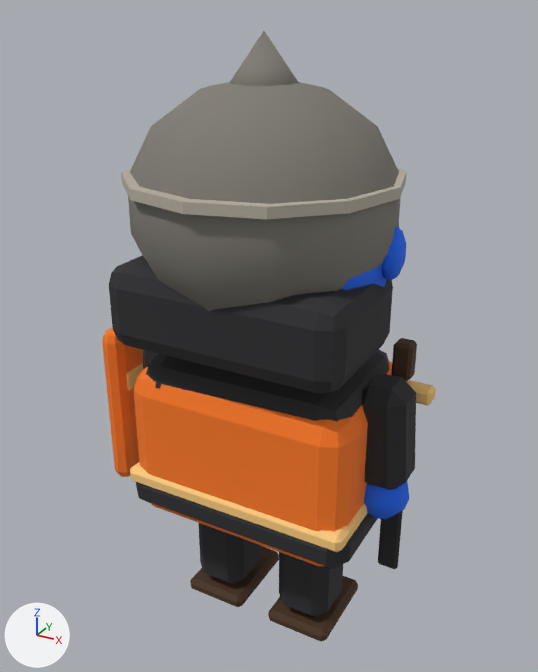
An edit to the FBX model client/CultOfComfort.Unity/Assets/Resources/Art/Models/manatarms.fbx, drawn before and after from the same camera.
Rendered twice from a 50 mm camera at (0.513, -0.934, 0.988) aimed at (-0.01, 0.017, 0.512). Lighting does not change. The marker at lower left points along +X, +Y and +Z. The older version comes first. Where no turn or scale is listed for an object, it has been applied to the vertices. Vertices at exactly the same position are counted once.

Objects in the first picture: 'ArmR', 'Body', 'Head', 'LegL', 'LegR', 'Shield', 'Weapon' and 1 more.
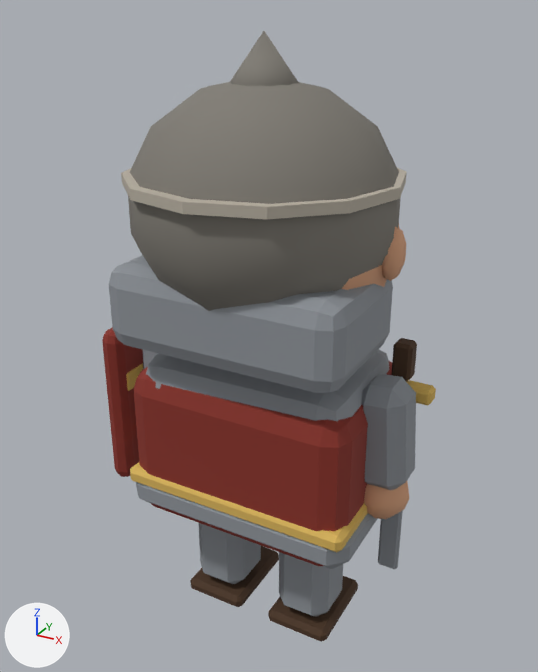
Pixel boxes (x1, y1, x2, y2) of what changed, in the pictures (538 x 672 px):
part 1 of me_legl, surface changed (black to grey): (199, 523, 279, 587) in both
part 2 of me_legr, surface changed (black to grey): (278, 552, 346, 619) in both
part 3 of me_body, surface changed: (130, 349, 392, 569) in both
part 4 of me_head, surface changed (black to grey): (109, 222, 406, 393) in both
part 5 of me_armr, surface changed (black to grey): (362, 374, 416, 519) in both
part 6 of me_weapon, surface changed: (378, 359, 436, 569) in both
part 7 of me_shield, surface changed (orange to red): (102, 327, 143, 477) in both

Edits to the bpy script that builds the scene:
```text
Change me_head:
    where me_head.from_pydata(...)  # 593 vertices, 653 faces; spans x -0.205..0.205, y -0.215..0.207, z -0.004..0.446
    used by ob_head; location = (0.0, 0.0, 0.516)
    me_head part 4: 653 kept faces spanning x -0.205..0.205, y -0.215..0.207, z -0.004..0.446 get new texture (UV) coordinates
Change me_shield:
    where me_shield.from_pydata(...)  # 96 vertices, 96 faces; spans x -0.093..-0.047, y -0.072..0.152, z -0.096..0.196
    used by ob_shield; location = (-0.2, 0.0, 0.301)
    me_shield part 7: texture (UV) coordinates of 96 of 96 faces, centred in x -0.093..-0.048, y -0.072..0.152, z -0.093..0.193, changed; they spanned u 0.69..0.81, v 0.38..0.38 and now span u 0.69..0.81, v 0.5..0.5
Change me_legl:
    where me_legl.from_pydata(...)  # 48 vertices, 52 faces; spans x -0.056..0.056, y -0.06..0.095, z -0.224..0.0
    used by ob_legl; location = (-0.083, 0.0, 0.224)
    me_legl part 1: texture (UV) coordinates of 52 of 52 faces, centred in x -0.056..0.056, y -0.06..0.095, z -0.224..0.0, changed; they spanned u 0.44..0.56, v 0.38..0.62 and now span u 0.44..0.56, v 0.5..0.7
Change me_armr:
    where me_armr.from_pydata(...)  # 66 vertices, 74 faces; spans x -0.045..0.045, y -0.045..0.045, z -0.225..0.01
    used by ob_armr; location = (0.2, 0.0, 0.482)
    me_armr part 5: 74 kept faces spanning x -0.045..0.045, y -0.045..0.045, z -0.225..0.01 get new texture (UV) coordinates
Change me_legr:
    where me_legr.from_pydata(...)  # 48 vertices, 52 faces; spans x -0.056..0.056, y -0.06..0.095, z -0.224..0.0
    used by ob_legr; location = (0.083, 0.0, 0.224)
    me_legr part 2: texture (UV) coordinates of 52 of 52 faces, centred in x -0.056..0.056, y -0.06..0.095, z -0.224..0.0, changed; they spanned u 0.44..0.56, v 0.38..0.62 and now span u 0.44..0.56, v 0.5..0.7
Change me_body:
    where me_body.from_pydata(...)  # 160 vertices, 160 faces; spans x -0.196..0.196, y -0.139..0.139, z 0.215..0.499
    used by ob_body; location = (0.0, 0.0, 0.0)
    me_body part 3: texture (UV) coordinates of 160 of 160 faces, centred in x -0.196..0.196, y -0.139..0.139, z 0.215..0.499, changed; they spanned u 0.44..0.81, v 0.38..0.38 and now span u 0.44..0.81, v 0.5..0.5
Change me_weapon:
    where me_weapon.from_pydata(...)  # 72 vertices, 78 faces; spans x -0.05..0.05, y 0.045..0.075, z -0.195..0.23
    used by ob_weapon; location = (0.2, 0.0, 0.301)
    me_weapon part 6: texture (UV) coordinates of 78 of 78 faces, centred in x -0.05..0.05, y 0.045..0.075, z -0.195..0.23, changed; they spanned u 0.44..0.81, v 0.38..0.62 and now span u 0.44..0.81, v 0.5..0.7
```
